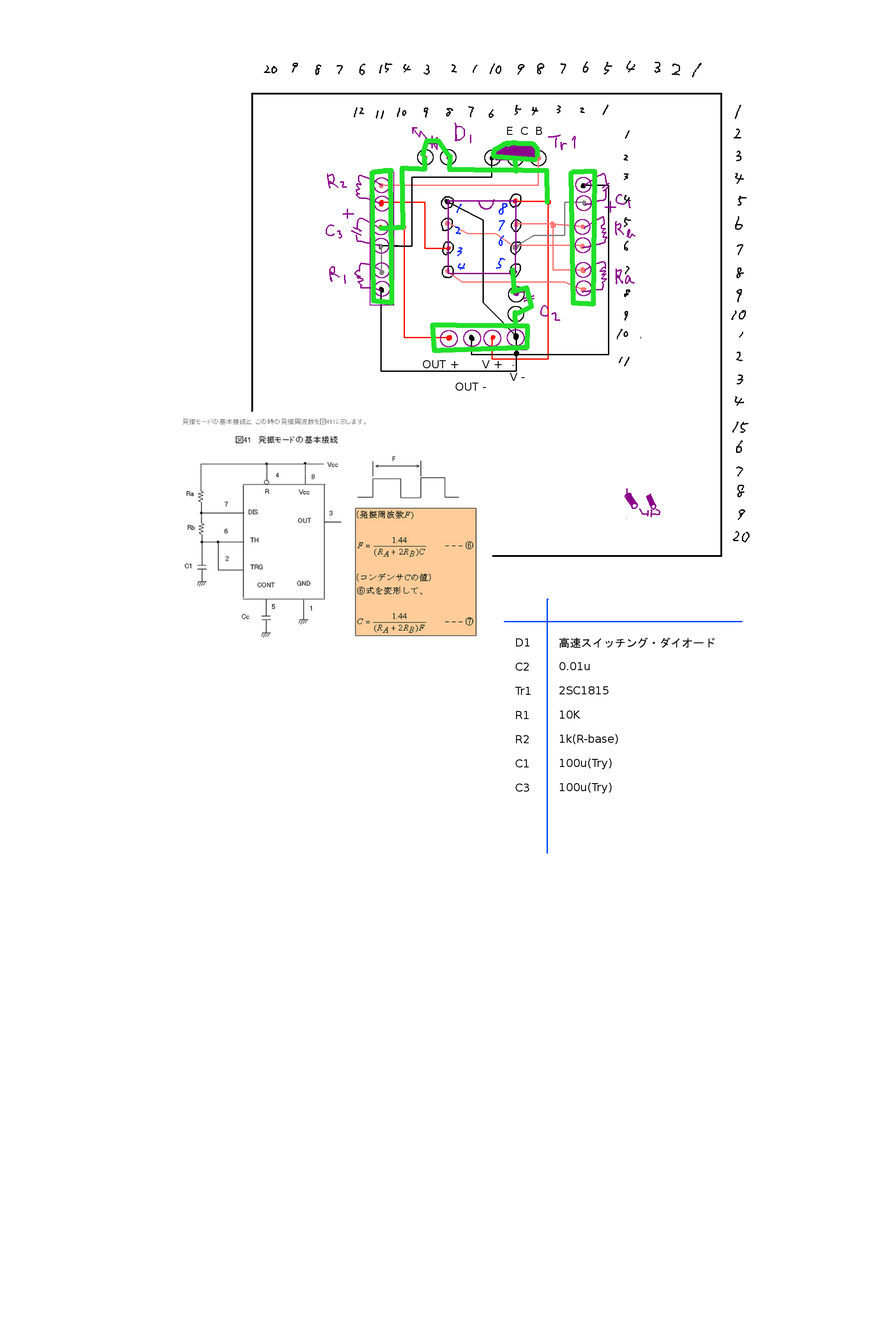
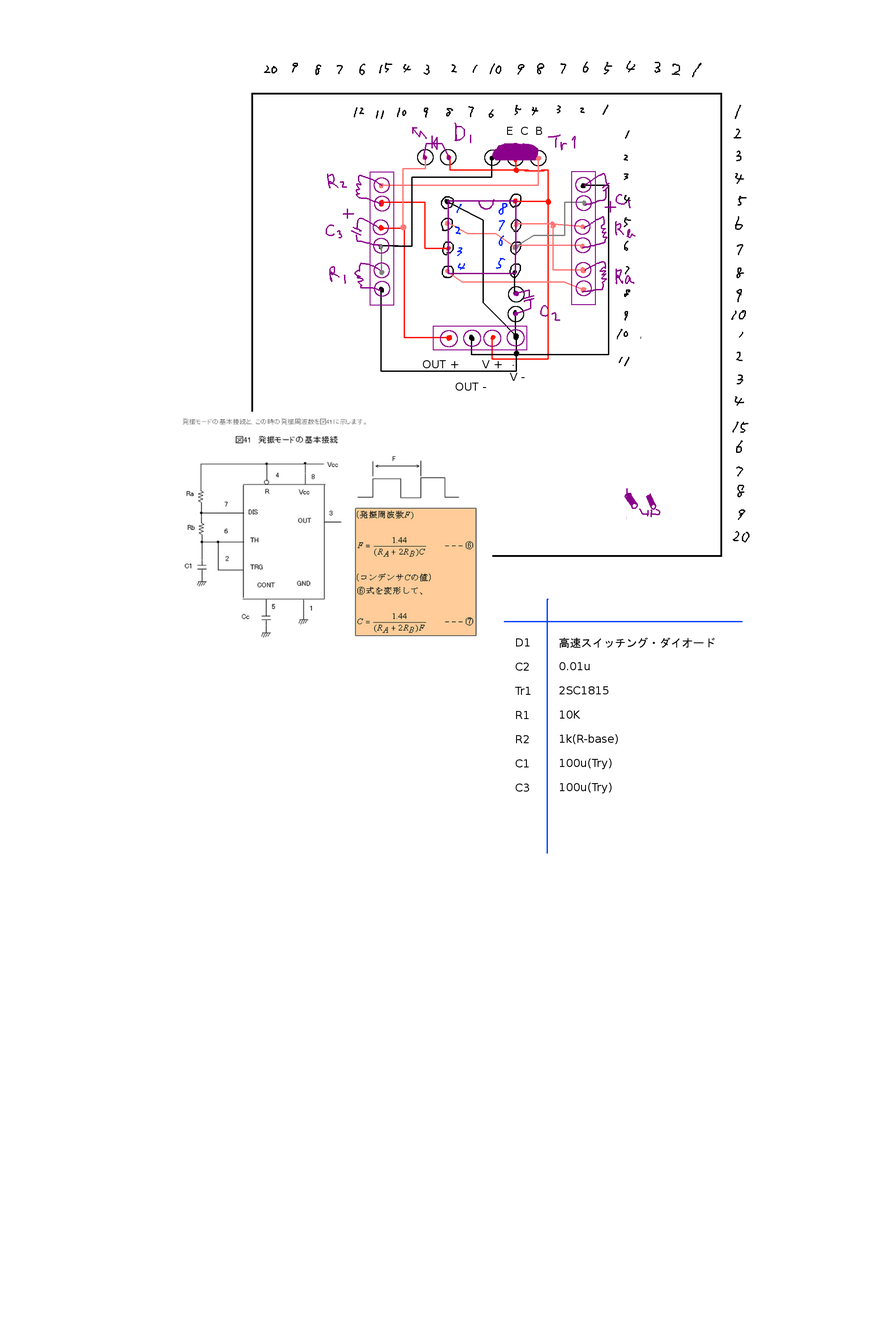
Comparing the layer stacks of the two 896 × 1344 images. Changes:
hid "done" over [369, 138, 597, 353]
